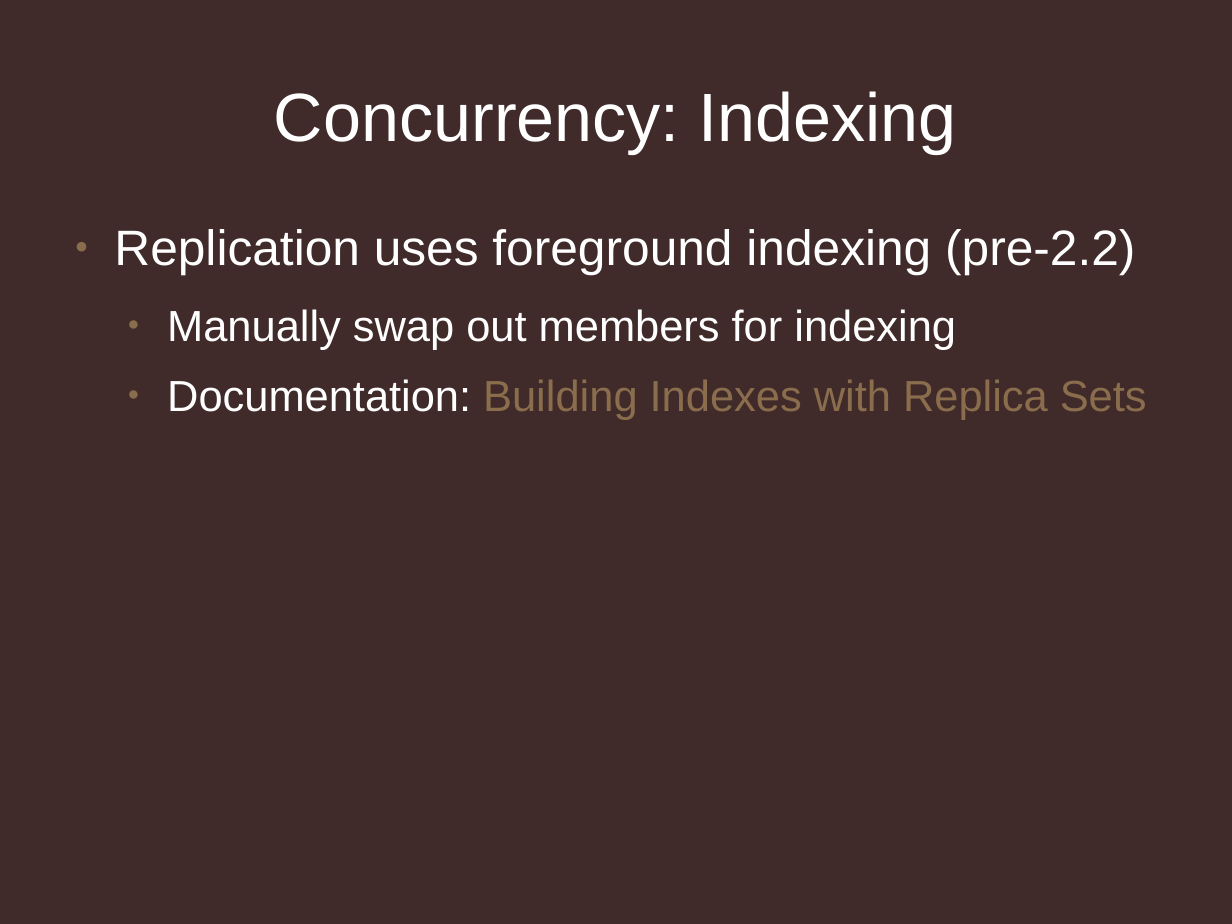
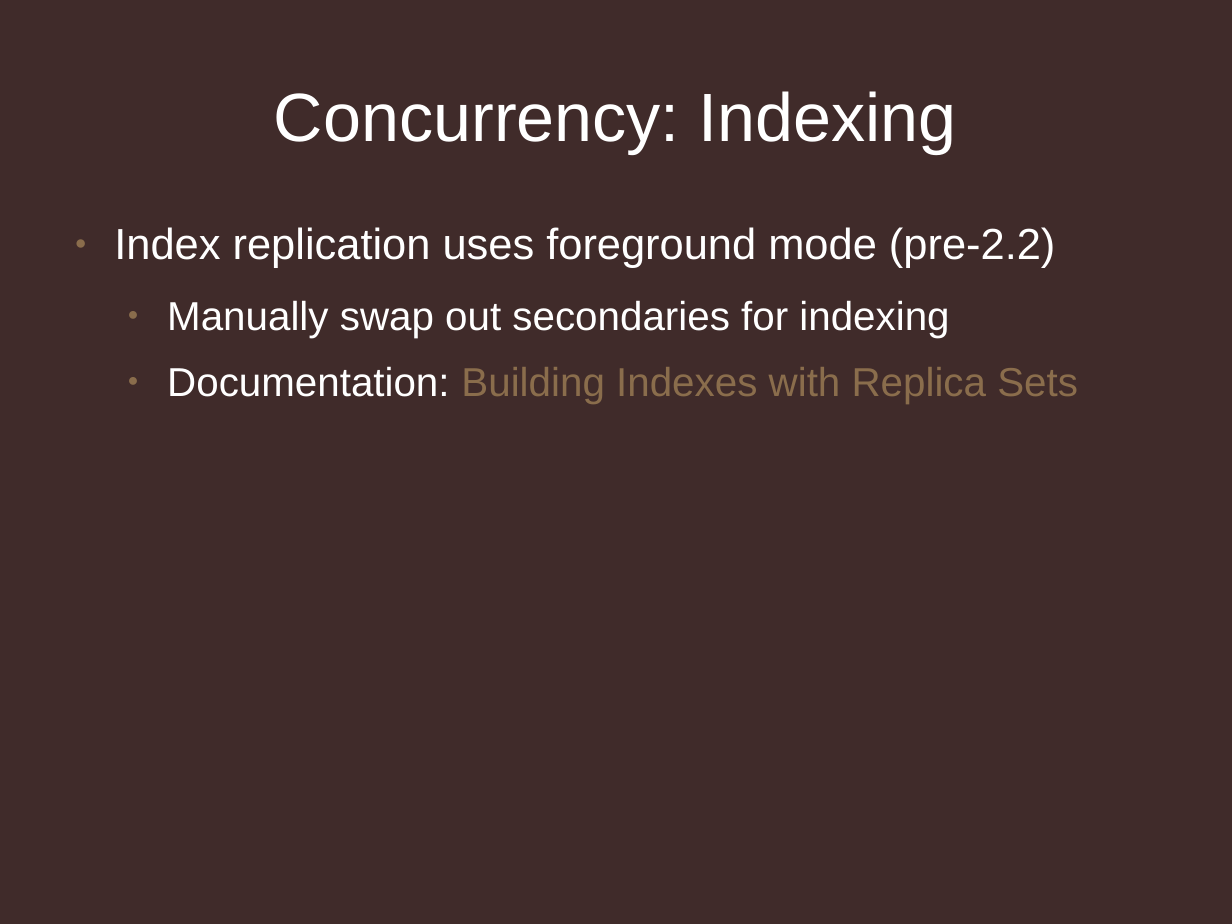
Before and after one commit to jmikola/slides, a slide deck: slide 14 of 20120607-symfony_live/mongodb/using_mongodb_responsibly.odp. Drawn at 1232x924 pixels with LibreOffice and Linux fonts; fonts in the diff are those of the drawing; background and template pictures are left out. Boxes give left, top, right and bottom in pixels: in the first picture for what was removed or moved away, otherwise in the second. Text is boxed around its words. In the diff, an @@ line names an element or a change of style, - is before the commit and + after.

```diff
--- a/20120607-symfony_live/mongodb/using_mongodb_responsibly.odp
+++ b/20120607-symfony_live/mongodb/using_mongodb_responsibly.odp
@@ text at (114,227,1055,338): text changed; size 32 to 28 pt @@
-● Replication uses foreground indexing (pre-2.2)
-  ● Manually swap out members for indexing
+● Index replication uses foreground mode (pre-2.2)
+  ● Manually swap out secondaries for indexing
@@ text at (167,366,1078,404): size 28 to 26 pt in "Documentation: Building Indexes with Replica Sets" @@
```
Also in this commit, not shown: 10 other slides changed, 1 other file.
